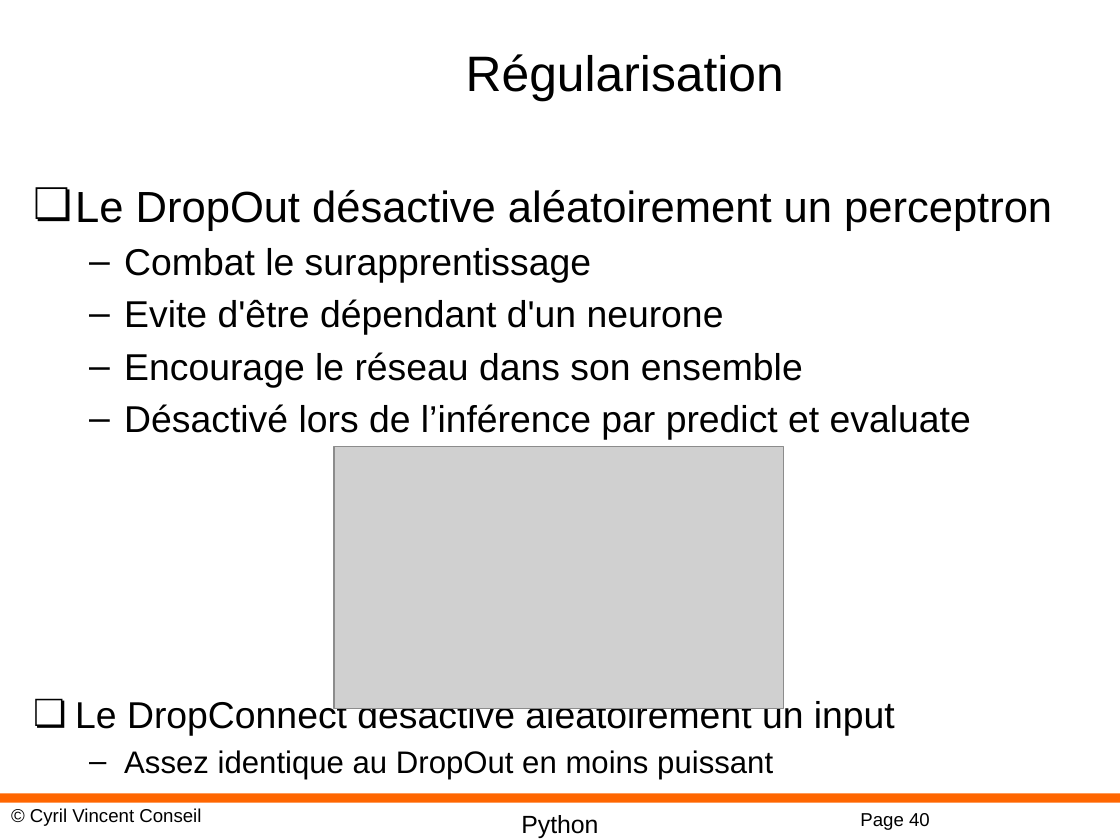
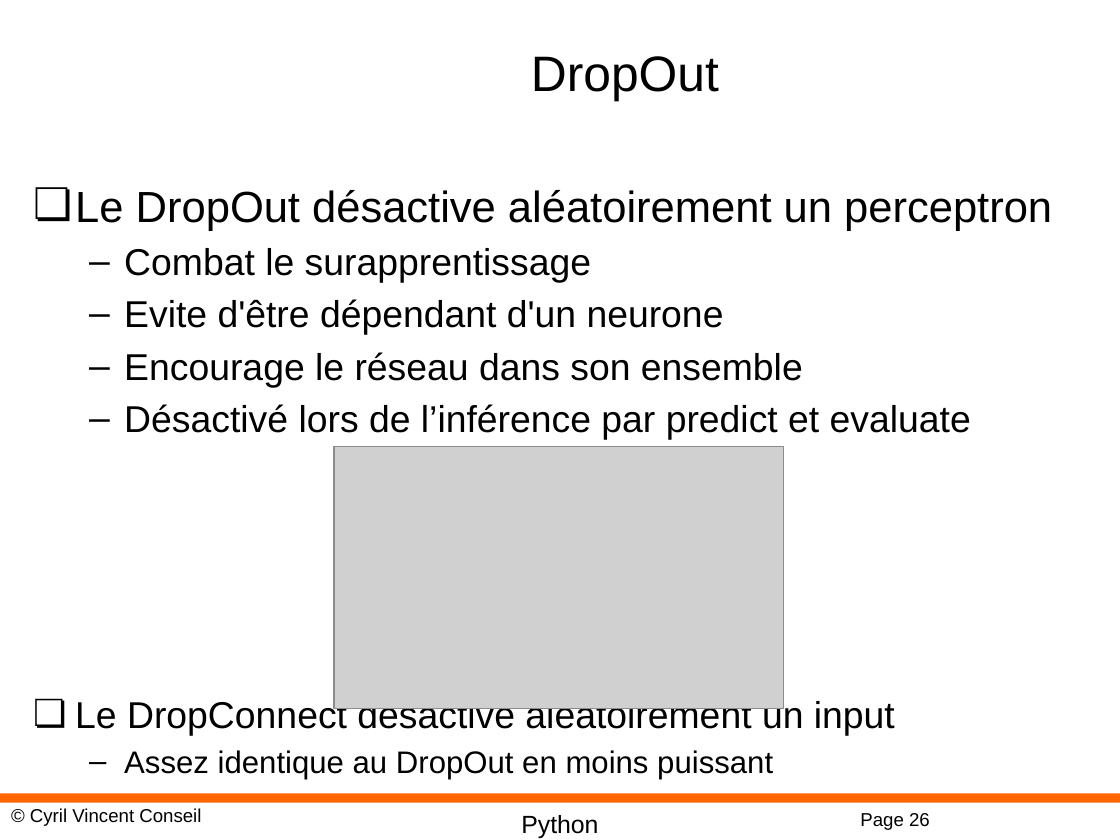
Before and after one commit to cyrilvincent/ML, a slide deck: slide 26 of PPT/DeepLearning09-Keras.pptx (slide 40 before the commit). Drawn at 1120x840 pixels with LibreOffice and Linux fonts; fonts in the diff are those of the drawing; grey boxes stand for pictures; background and template pictures are left out. Boxes give left, top, right and bottom in pixels: in the first picture for what was removed or moved away, otherwise in the second. Text is boxed around its words. In the diff, an @@ line names an element or a change of style, - is before the commit and + after.

```diff
--- a/PPT/DeepLearning09-Keras.pptx
+++ b/PPT/DeepLearning09-Keras.pptx
@@ title at (531,56,719,101): text changed @@
-Régularisation
+DropOut
@@ page number at (860,813,930,830): text changed @@
-Page 40
+Page 26
```
Also in this commit, not shown: 1 other slide changed, 18 slides removed, 3 other files.
